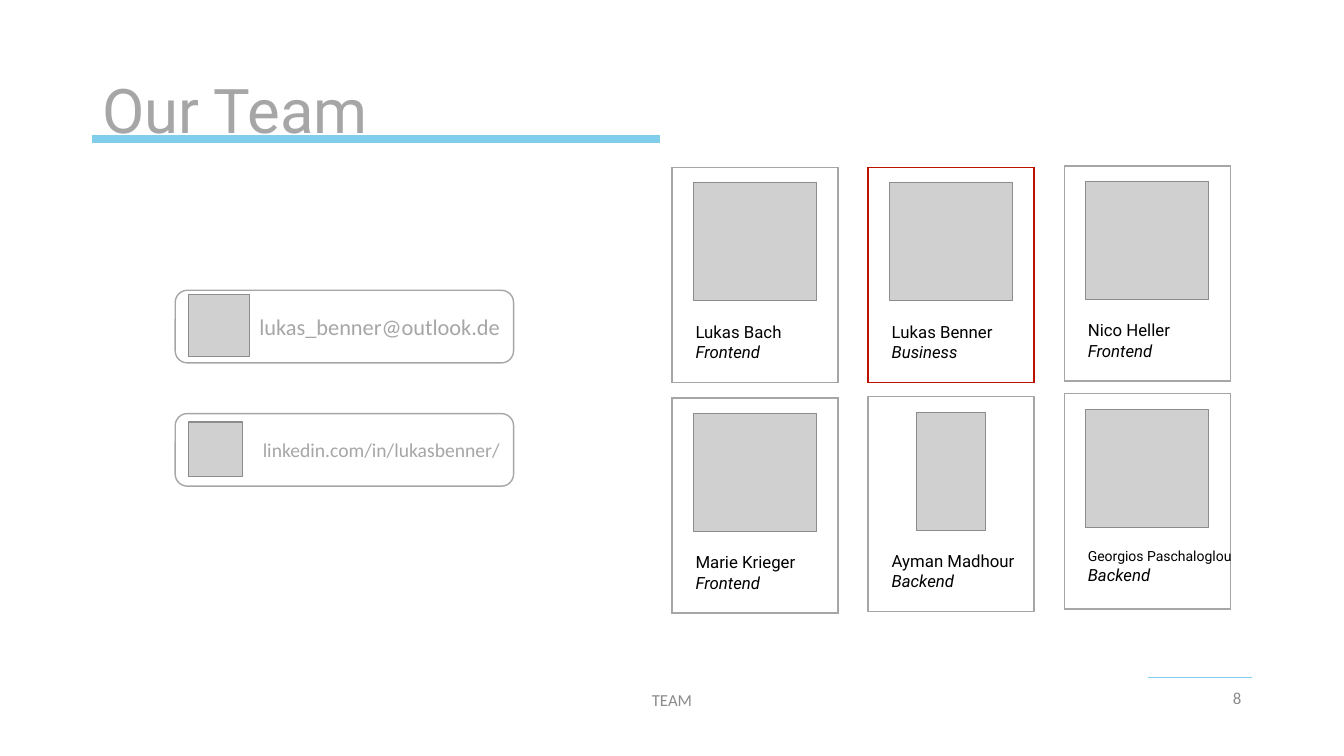
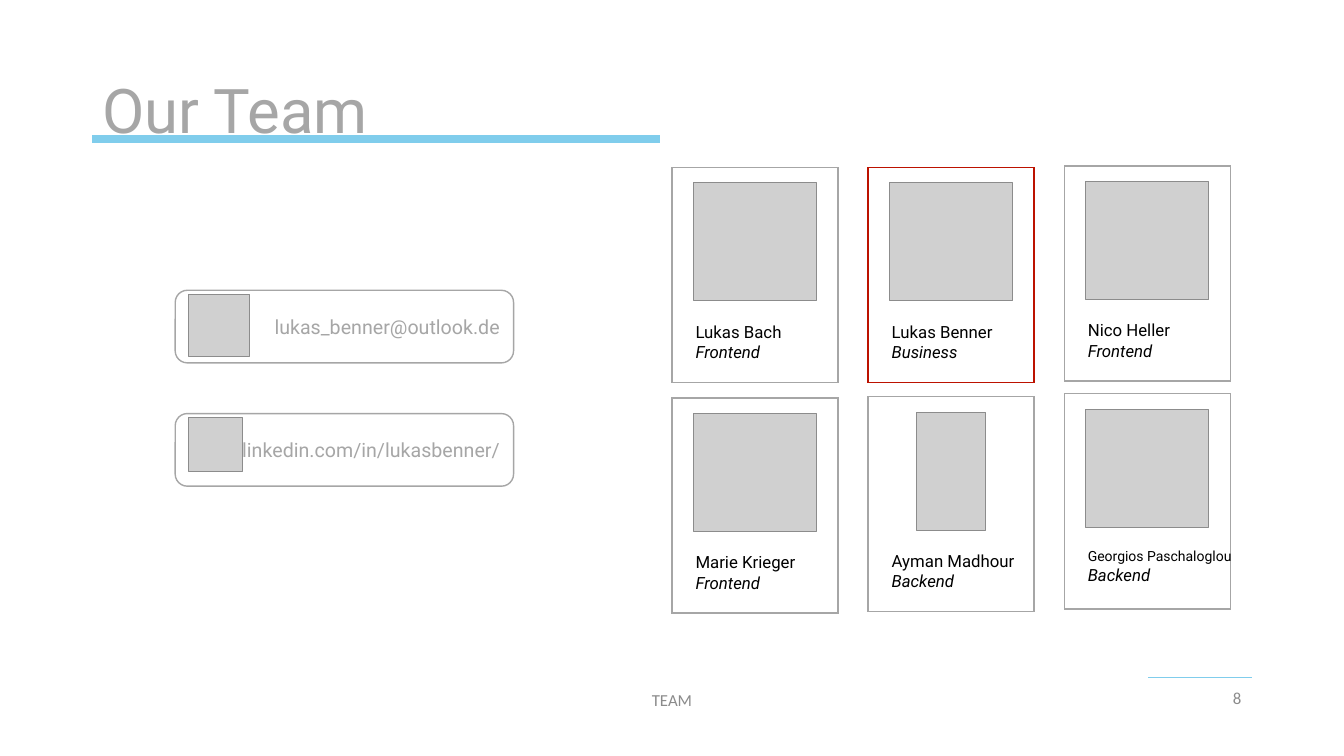
Before and after one commit to michael-spengler/Tracer-wwi19dsa, a slide deck: slide 8 of business/Tracer.pptx. Drawn at 1344x756 pixels with LibreOffice and Linux fonts; fonts in the diff are those of the drawing; grey boxes stand for pictures; background and template pictures are left out. Boxes give left, top, right and bottom in pixels: in the first picture for what was removed or moved away, otherwise in the second. Text is boxed around its words. In the diff, an @@ line names an element or a change of style, - is before the commit and + after.

```diff
--- a/business/Tracer.pptx
+++ b/business/Tracer.pptx
@@ rounded rectangle "lukas_benner@outlook.de" at box(175, 290, 514, 363): size 16 to 14 pt, font Calibri to Roboto @@
@@ rounded rectangle "linkedin.com/in/lukasbenner/" at box(175, 413, 514, 486): font Calibri to Roboto @@
@@ picture: place and size @@
-picture at box(189, 422, 243, 477)
+picture at box(189, 417, 243, 472)
```
Also in this commit, not shown: 5 other slides changed, 1 other file.
